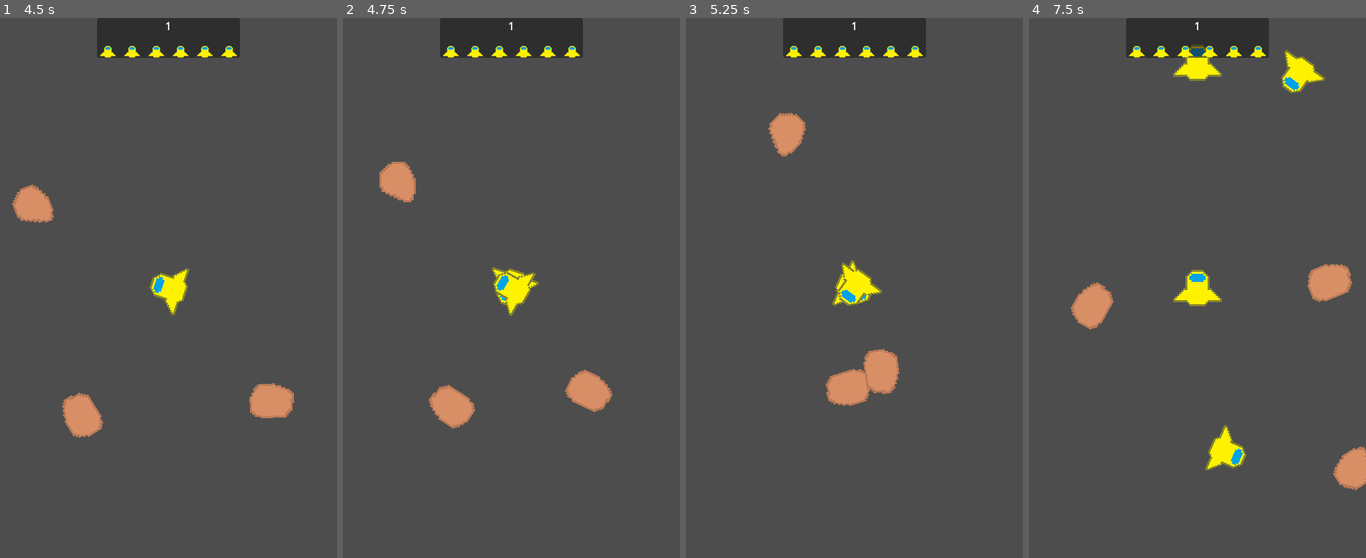
Above: before the commit, frames 1-4 (left to right).
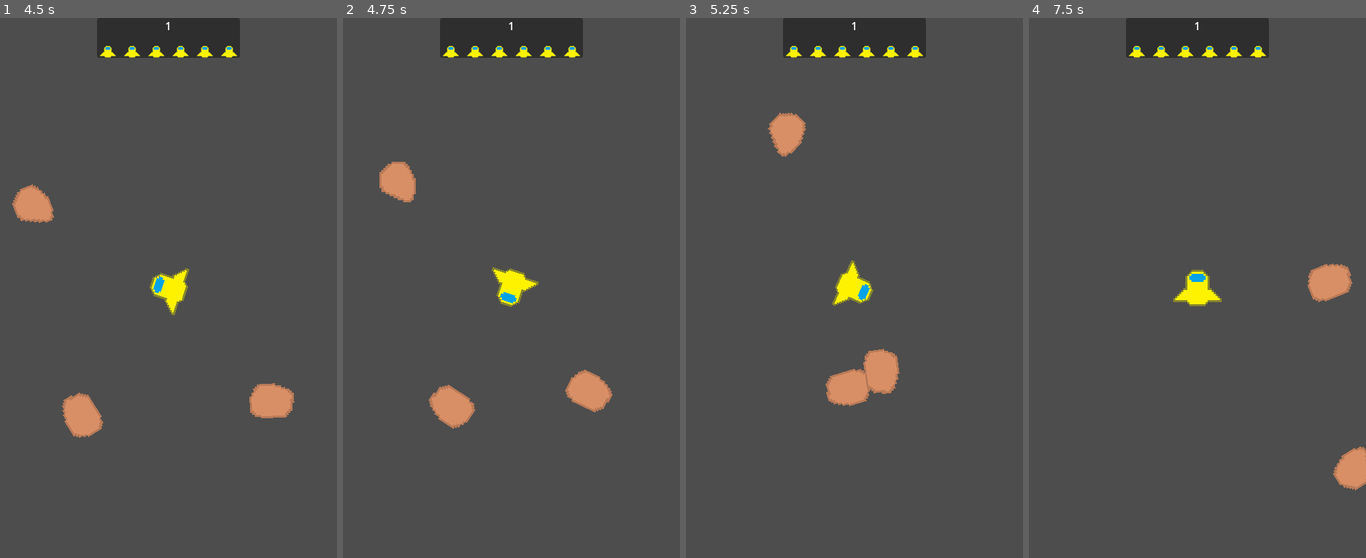
Above: after the commit, the same moments.

Repository: DrAsperitas/space-rocks
Game: Godot game, scene res://Main/Main.tscn
Same seed, same stepped clock (60 frames per second), same inputs: the game is played once before the commit and once after it.
Inputs (mouse positions are in pixels of both pictures, inside the frame that each line leads up to):
- Up to frame 1 (4.5 s): click "Play" at 0.5 s; move the mouse to (242, 261) at 1.27 s; click (242, 261) at 1.35 s; tap Space (launch_ship) at 1.55, 2.1, 3.05, 3.6 s; move the mouse to (101, 315) at 2.02 s; click (101, 315) at 2.3 s; move the mouse to (202, 169) at 2.77 s; click (202, 169) at 2.85 s; move the mouse to (151, 396) at 3.52 s; click (151, 396) at 3.8 s; move the mouse to (269, 369) at 4.27 s; hold A (rotate_ccw) from 4.28 s (still down)
- Up to frame 2 (4.75 s): keep holding A (rotate_ccw); tap Space (launch_ship) at 4.55 s
- Up to frame 3 (5.25 s): move the mouse to (753, 207) at 5.02 s; release A (rotate_ccw) at 5.03 s; tap D (rotate_cw) at 5.1 s
- Up to frame 4 (7.5 s): click (1096, 207) at 5.3 s; move the mouse to (1214, 288) at 5.77 s; hold Right mouse button (thrust) 5.78-6.53 s; tap Space (launch_ship) at 6.05, 7.35 s; move the mouse to (1146, 153) at 6.52 s; click (1146, 153) at 6.6 s; move the mouse to (1271, 261) at 7.27 s

Frame 1 is identical in both runs. In frame 2, 0.3% of the frame differs, in the area x 44-58%, y 47-56%; in frame 3, 0.3%; in frame 4, 2.3%, in the area x 12-88%, y 5-84%.
Error before the commit: Invalid assignment of property or key 'player' with value of type 'Area2D (Ship)' on a base object of type 'null instance'. (res://Ship/Ship.gd:29)

Commit message:
shooting still doesn't work, added ship to rock collision

Diff:
--- a/Code/PlayerUI/PlayerUI.gd
+++ b/Code/PlayerUI/PlayerUI.gd
@@ -6,6 +6,8 @@
 
 @onready var score_ui: Label = $VBox/ScoreUI
 @onready var lives_ui: HBoxContainer = $VBox/LivesUI
+
+var current_ship: Ship = null
 
 var score = 0
 var lives = 3
@@ -38,7 +40,9 @@
 		lives_ui.add_child(life)
 
 func spawn_ship():
-	var ship = SHIP.instantiate()
-	ship.player = self
-	ship.position = get_viewport().size / 2
-	get_parent().add_child(ship)
+	if current_ship == null:
+		var ship = SHIP.instantiate()
+		ship.player = self
+		ship.position = get_viewport().size / 2
+		get_parent().add_child(ship)
+		current_ship = ship
--- a/Code/Rock/Rock.gd
+++ b/Code/Rock/Rock.gd
@@ -28,3 +28,6 @@
 			main.just_scored(1, other_area.player)
 		other_area.queue_free()
 		queue_free()
+	if other_area is Ship:
+		other_area.destroy_ship()
+		queue_free()
--- a/Code/Rock/Rock.tscn
+++ b/Code/Rock/Rock.tscn
@@ -8,7 +8,7 @@
 [ext_resource type="Texture2D" uid="uid://dar05d75wy2xg" path="res://Rock/assets/Rock5.png" id="6_5emn0"]
 
 [sub_resource type="CircleShape2D" id="CircleShape2D_ejki1"]
-radius = 47.07441
+radius = 36.05551
 
 [sub_resource type="SpriteFrames" id="SpriteFrames_ejki1"]
 animations = [{
@@ -43,4 +43,6 @@
 texture_filter = 1
 scale = Vector2(3, 3)
 sprite_frames = SubResource("SpriteFrames_ejki1")
-frame_progress = 0.35567856
+frame_progress = 0.7166061
+
+[connection signal="area_entered" from="." to="." method="on_area_entered"]
--- a/Code/Ship/Ship.gd
+++ b/Code/Ship/Ship.gd
@@ -18,15 +18,19 @@
 	if Input.is_action_pressed("thrust"):
 		var direction = Vector2(sin(rotation), -cos(rotation))
 		velocity += direction * thrust_power
-	if Input.is_action_just_pressed("fire"):
-		fire()
+	#if Input.is_action_just_pressed("fire"):
+		#fire()
+	position += velocity * delta
 
-	position += velocity * delta
+func destroy_ship():
+	player.current_ship = null
+	queue_free()
+
 
 #FIX fire function doesnt work, gives an error
 func fire():
 	var new_bullet = BULLET.instantiate()
-	new_bullet.player = self
+	new_bullet.player = player
 	new_bullet.position = position
 	new_bullet.rotation = rotation
 	get_parent().add_child(new_bullet)
